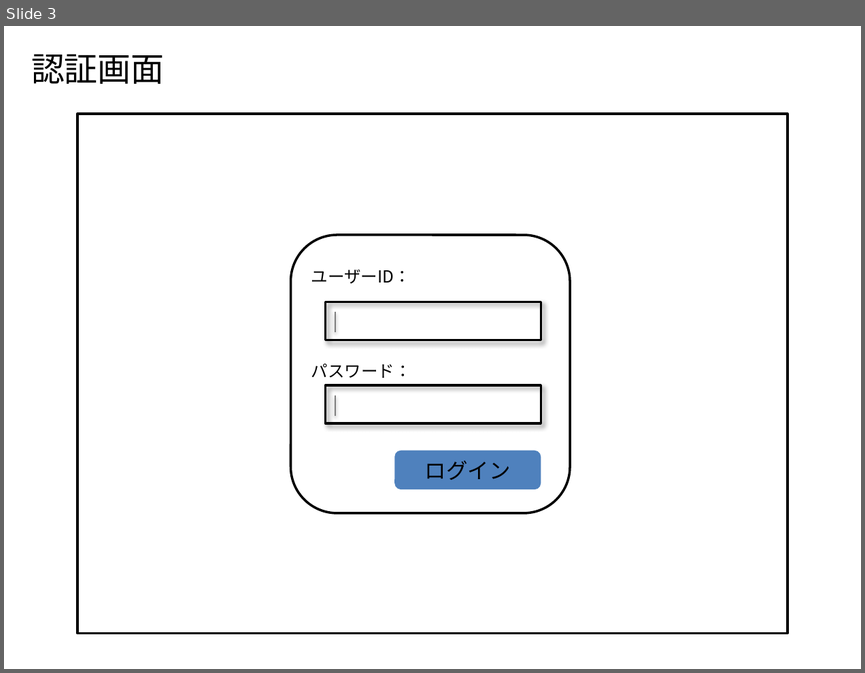
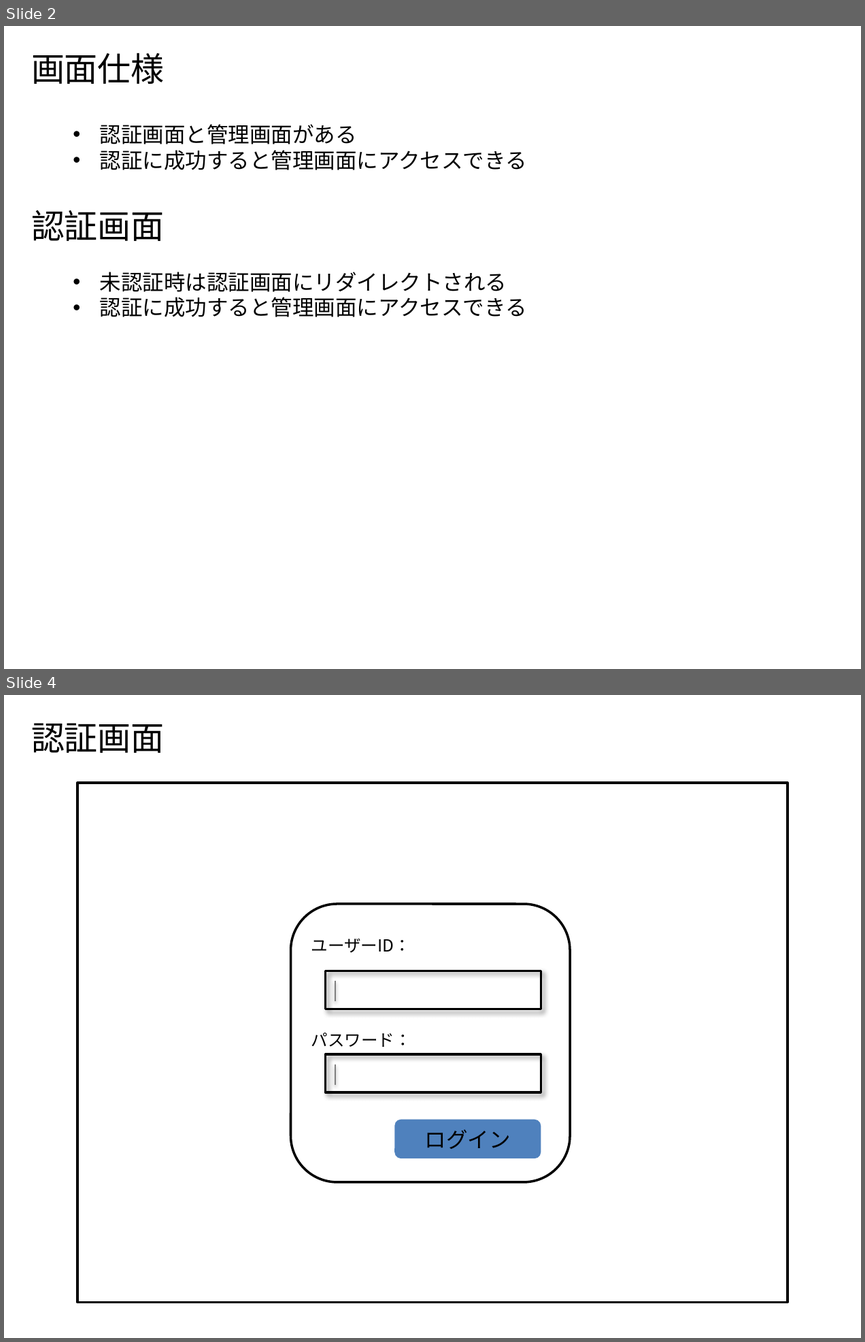
Before and after one commit to Leonis0813/chort, a slide deck: payment_manager/bin/algieba.pptx. Shown one above the other, each under a label of ours: slide 3 before the commit, slides 2 and 4 after it; the slides between them are not shown. The pictures are 865x673 and 865x1342 pixels, drawn with LibreOffice and Linux fonts; fonts in the diff are those of the drawing. Boxes give left, top, right and bottom in pixels: in the first picture for what was removed or moved away, otherwise in the second. Text is boxed around its words. In the diff, an @@ line names an element or a change of style, - is before the commit and + after.

```diff
--- a/payment_manager/bin/algieba.pptx
+++ b/payment_manager/bin/algieba.pptx
@@ slide 2 added at bbox=[4, 26, 861, 669], background #FFFFFF @@
@@ text added at bbox=[31, 53, 164, 84], 28 pt, text #000000 @@
+画面仕様
@@ text added at bbox=[100, 124, 527, 170], 18 pt, text #000000 @@
+• 認証画面と管理画面がある
+• 認証に成功すると管理画面にアクセスできる
@@ text added at bbox=[31, 210, 164, 241], 28 pt, text #000000 @@
+認証画面
@@ text added at bbox=[100, 271, 527, 317], 18 pt, text #000000 @@
+• 未認証時は認証画面にリダイレクトされる
+• 認証に成功すると管理画面にアクセスできる
@@ what was slide 3 is now slide 4 @@
```
Also in this commit, not shown: 7 slides changed, 11 other files.
